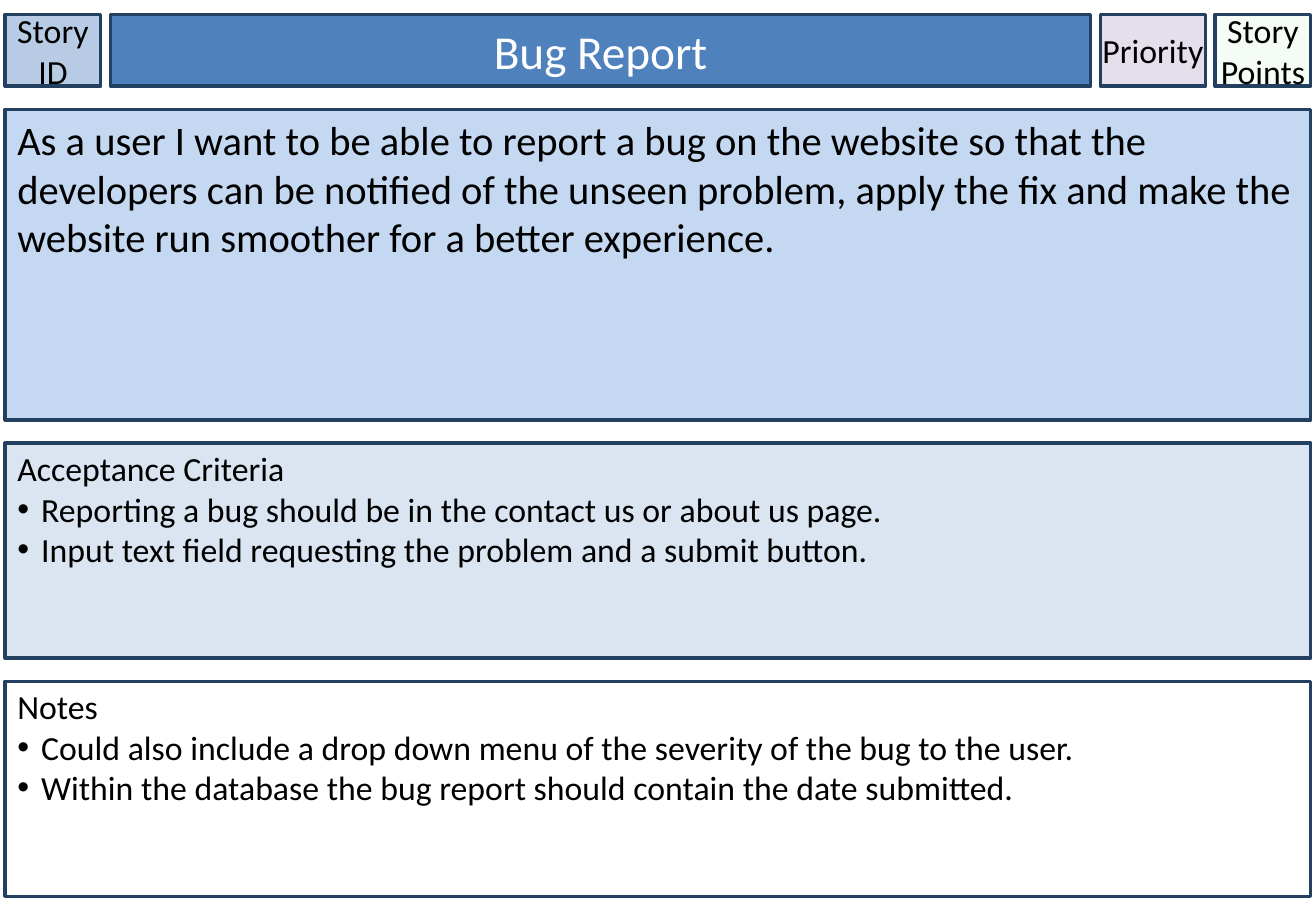
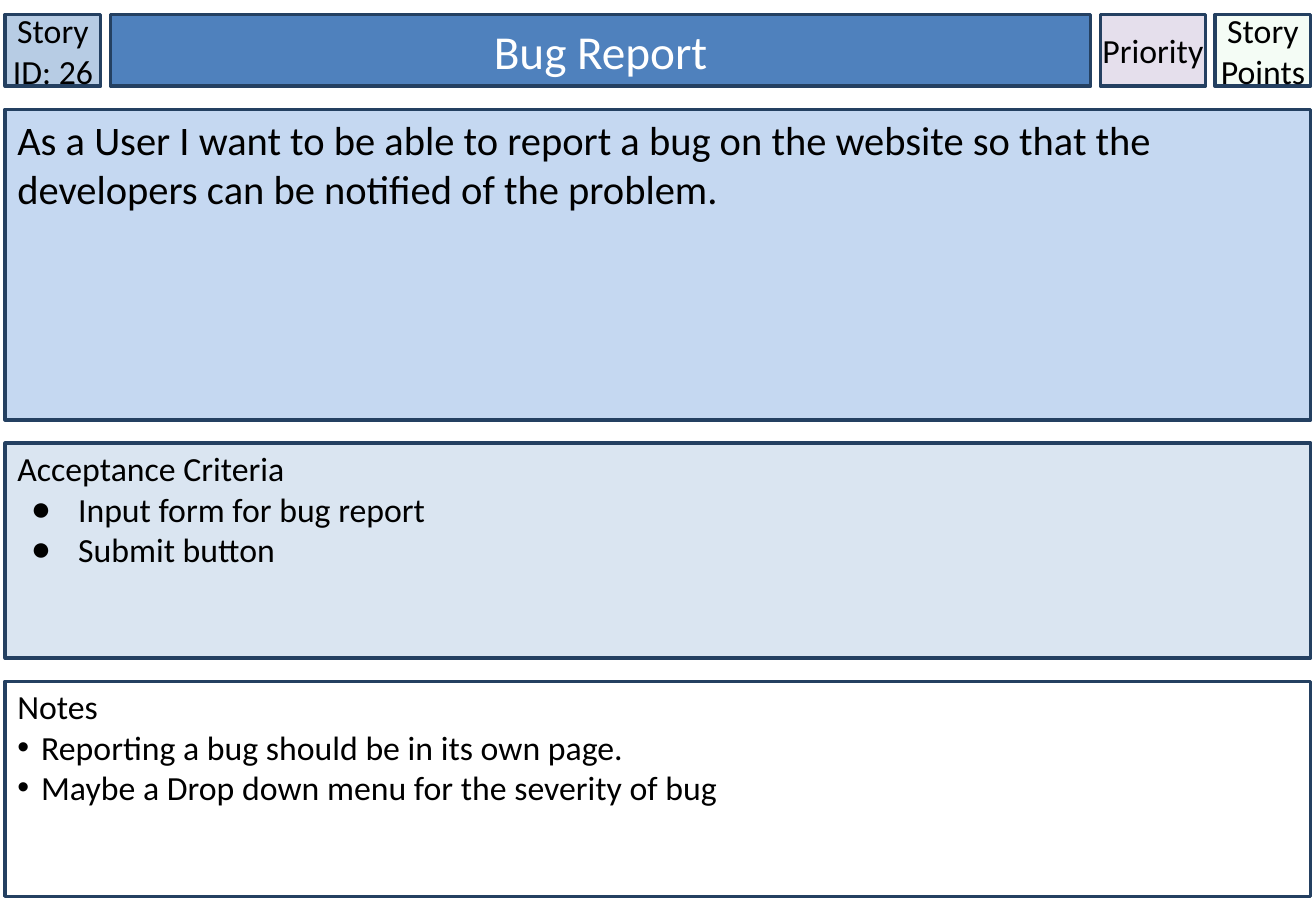
Before and after one commit to lowejosh/Django-landmarks, a slide deck: slide 27 of Story Cards.pptx (slide 7 before the commit). Drawn at 1316x911 pixels with LibreOffice and Linux fonts; fonts in the diff are those of the drawing. Boxes give left, top, right and bottom in pixels: in the first picture for what was removed or moved away, otherwise in the second. Text is boxed around its words. In the diff, an @@ line names an element or a change of style, - is before the commit and + after.

```diff
--- a/Story Cards.pptx
+++ b/Story Cards.pptx
@@ text in rectangle at [13,15,93,92]: text changed @@
-Story ID
+Story ID: 26
@@ text in rectangle at [17,127,1151,211]: text changed @@
-As a user I want to be able to report a bug on the website so that the developers can be notified of the unseen problem, apply the fix and make the website run smoother for a better experience.
+As a User I want to be able to report a bug on the website so that the developers can be notified of the problem.
@@ text in rectangle at [78,498,425,563]: text changed @@
-• Reporting a bug should be in the contact us or about us page.
-• Input text field requesting the problem and a submit button.
+● Input form for bug report
+● Submit button
@@ text in rectangle at [41,736,716,806]: text changed @@
-• Could also include a drop down menu of the severity of the bug to the user.
-• Within the database the bug report should contain the date submitted.
+• Reporting a bug should be in its own page.
+• Maybe a Drop down menu for the severity of bug
```
Also in this commit, not shown: 31 other slides changed, 2 slides added, 1 slide removed, 1 other file.
